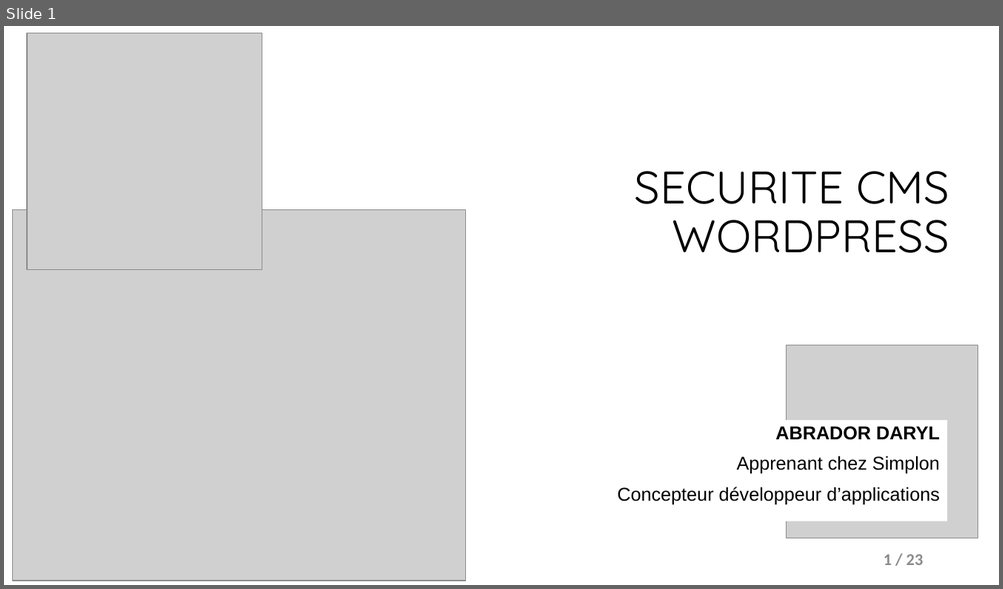
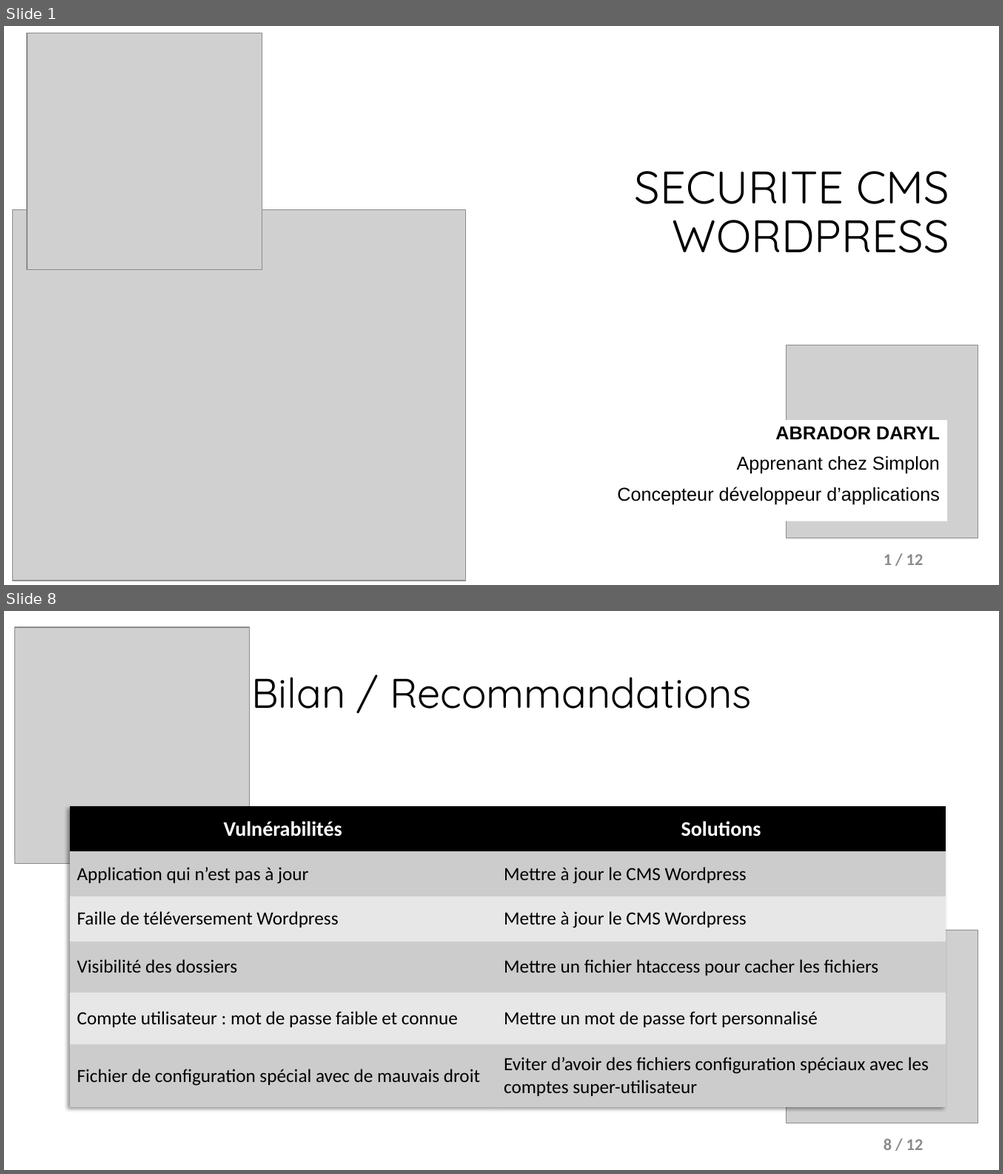
Before and after one commit to Darylabrador/cybersecurite, a slide deck: 0-PRESENTATION_POWERPOINT/presentation_secu_wordpress.pptx. Shown one above the other, each under a label of ours: slide 1 before the commit, slides 1 and 8 after it; the slides between them are not shown. The pictures are 1003x589 and 1003x1174 pixels, drawn with LibreOffice and Linux fonts; fonts in the diff are those of the drawing; grey boxes stand for pictures. Boxes give left, top, right and bottom in pixels: in the first picture for what was removed or moved away, otherwise in the second. Text is boxed around its words. In the diff, an @@ line names an element or a change of style, - is before the commit and + after.

```diff
--- a/0-PRESENTATION_POWERPOINT/presentation_secu_wordpress.pptx
+++ b/0-PRESENTATION_POWERPOINT/presentation_secu_wordpress.pptx
@@ slide 8 added at (4, 611, 999, 1170), background #FFFFFF @@
@@ picture added at (14, 627, 250, 864) @@
@@ title added at (251, 677, 751, 709), 40 pt, text #000000 @@
+Bilan / Recommandations
@@ table added at (70, 806, 945, 1108), 6 rows, 2 columns @@
+Vulnérabilités | Solutions
+Application qui n’est pas à jour | Mettre à jour le CMS Wordpress
+Faille de téléversement Wordpress | Mettre à jour le CMS Wordpress
+Visibilité des dossiers | Mettre un fichier htaccess pour cacher les fichiers
+Compte utilisateur : mot de passe faible et connue | Mettre un mot de passe fort personnalisé
+Fichier de configuration spécial avec de mauvais droit | Eviter d’avoir des fichiers configuration spéciaux avec les comptes super-utilisateur
@@ picture added at (786, 931, 978, 1125) @@
@@ page number added at (883, 1139, 923, 1150), 16 pt, text #8C8C8C, bold @@
+8 / 12
@@ page number at (883, 554, 923, 565): text changed @@
-1 / 23
+1 / 12
```
Also in this commit, not shown: 4 slides changed, 6 other slides added, 2 slides removed, 7 other files.
